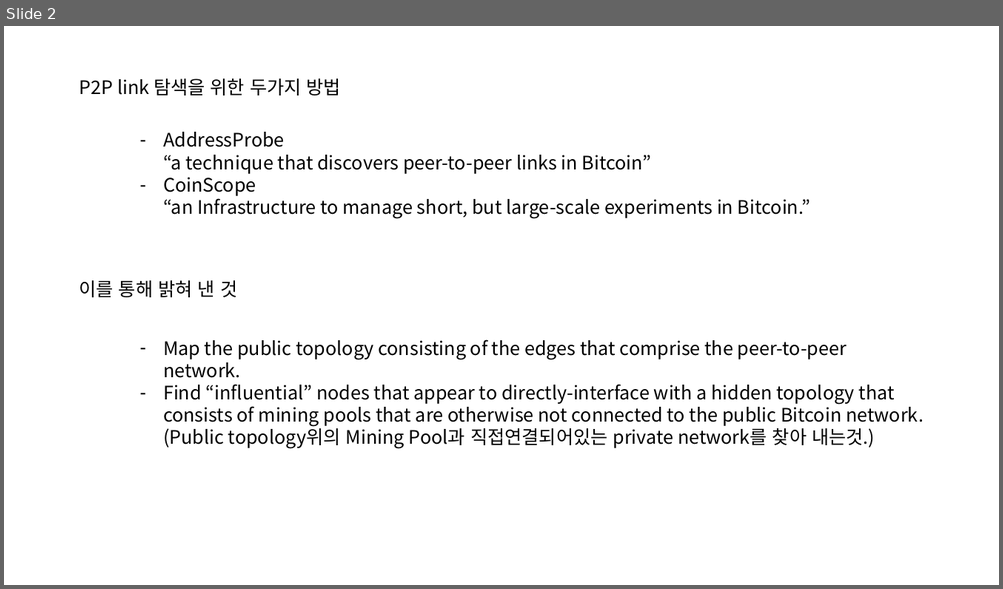
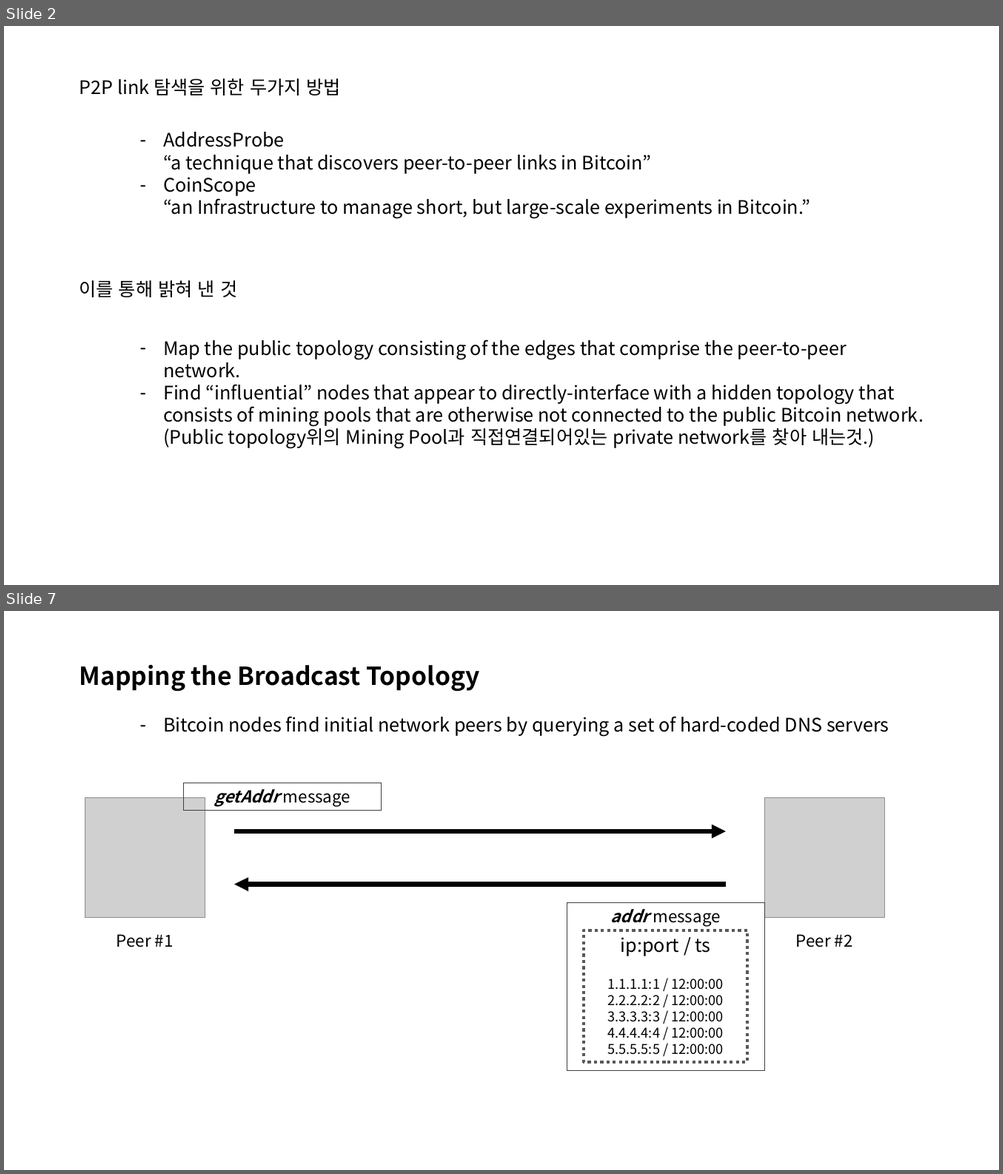
Before and after one commit to FelixSeol/paper, a slide deck: discovering/Discovering Bitcoin's Public topology.pptx. Shown one above the other, each under a label of ours: slide 2 before the commit, slides 2 and 7 after it; the slides between them are not shown. The pictures are 1003x589 and 1003x1174 pixels, drawn with LibreOffice and Linux fonts; fonts in the diff are those of the drawing; grey boxes stand for pictures. Boxes give left, top, right and bottom in pixels: in the first picture for what was removed or moved away, otherwise in the second. Text is boxed around its words. In the diff, an @@ line names an element or a change of style, - is before the commit and + after.

```diff
--- a/discovering/Discovering Bitcoin's Public topology.pptx
+++ b/discovering/Discovering Bitcoin's Public topology.pptx
@@ slide 7 added at box(4, 611, 999, 1170), background #FFFFFF @@
@@ text added at box(79, 664, 480, 691), 24 pt, text #000000, bold @@
+Mapping the Broadcast Topology
@@ text added at box(163, 716, 889, 737), 18 pt, text #000000 @@
+– Bitcoin nodes find initial network peers by querying a set of hard-coded DNS servers
@@ rectangle added at box(184, 783, 381, 811), outline #404040 0.75 pt, 16 pt, text #000000, bold, italic @@
+getAddr message
@@ picture added at box(85, 798, 205, 918) @@
@@ picture added at box(764, 798, 885, 918) @@
@@ arrow added from (235, 832) to (726, 832), #000000 4.5 pt @@
@@ arrow added from (726, 885) to (235, 885), #000000 4.5 pt @@
@@ rectangle added at box(566, 903, 764, 1071), outline #404040 0.75 pt, 16 pt, text #000000 @@
+addr message
@@ text added at box(116, 934, 173, 948), 16 pt, text #000000 @@
+Peer #1
@@ rectangle added at box(583, 931, 747, 1062), outline #595959 3 pt dashed, 13 pt, text #000000 @@
+ip:port / ts
+1.1.1.1:1 / 12:00:00
+2.2.2.2:2 / 12:00:00
+3.3.3.3:3 / 12:00:00
+4.4.4.4:4 / 12:00:00
+5.5.5.5:5 / 12:00:00
@@ text added at box(796, 934, 853, 948), 16 pt, text #000000 @@
+Peer #2
```
Also in this commit, not shown: 1 slide changed, 4 other slides added, 1 other file.
